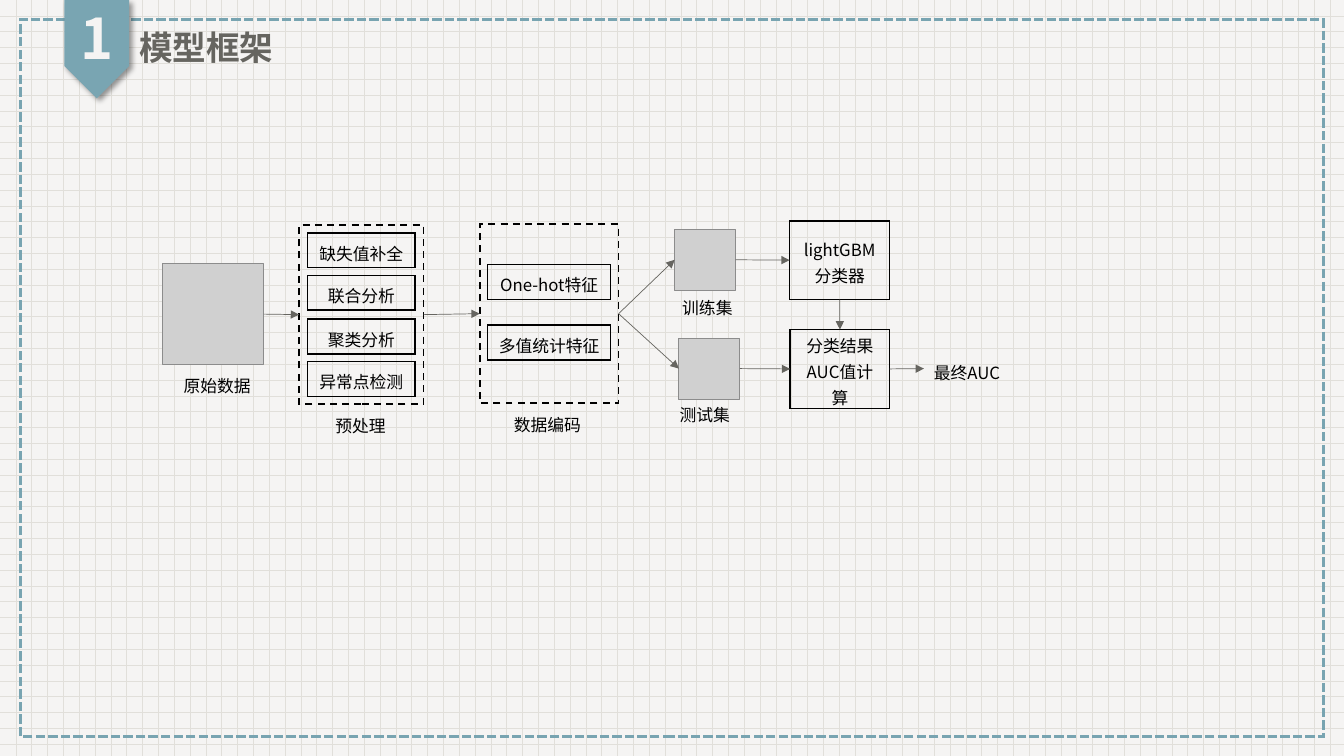
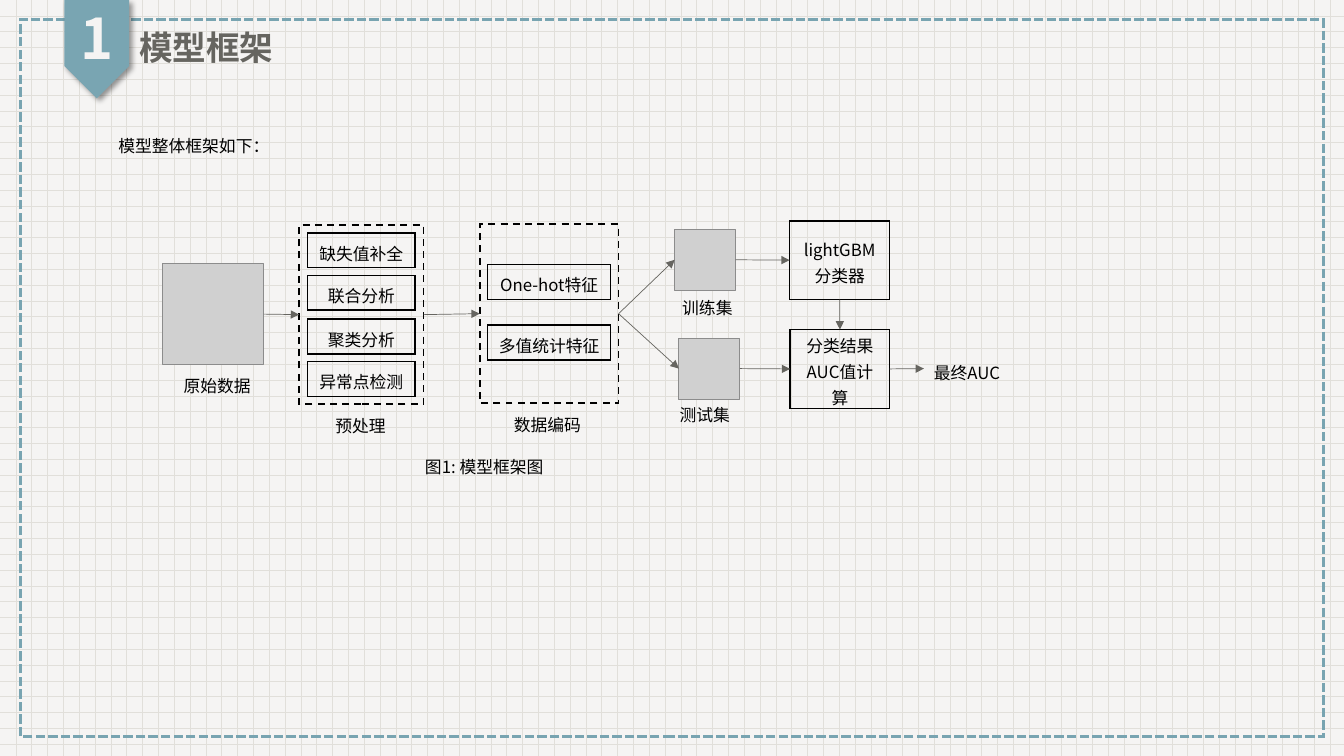
Before and after one commit to HannanKan/DM-Class-Project, a slide deck: slide 4 of resources/ppts/第3次.pptx. Drawn at 1344x756 pixels with LibreOffice and Linux fonts; fonts in the diff are those of the drawing; grey boxes stand for pictures. Boxes give left, top, right and bottom in pixels: in the first picture for what was removed or moved away, otherwise in the second. Text is boxed around its words. In the diff, an @@ line names an element or a change of style, - is before the commit and + after.

```diff
--- a/resources/ppts/第3次.pptx
+++ b/resources/ppts/第3次.pptx
@@ text added at bbox=[118, 137, 269, 154], 12 pt, text #000000 @@
+模型整体框架如下：
@@ text added at bbox=[425, 459, 544, 475], 12 pt, text #000000 @@
+图1: 模型框架图
```
Also in this commit, not shown: 3 other slides changed, 3 slides added, 1 slide removed, 6 other files.
